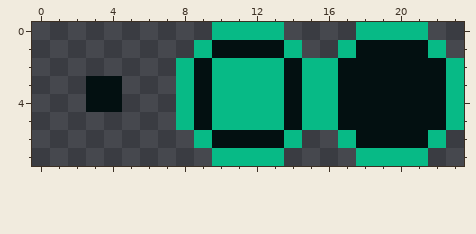
File history of a pixel-art sprite, Foray Assets/steal_ui_dotted_trail.png. Above: the version before the commit.
The file is 24x8 pixels.
After the commit:
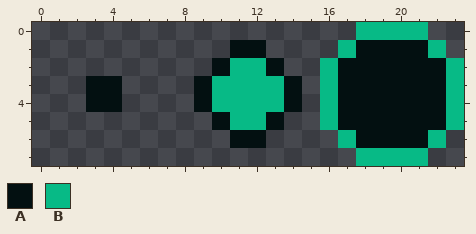
Palette (. is transparent): A #031011  B #07ba86
From old to new:
@@ x 6..17 @@
-0 ....BBBB....
-1 ...BAAAAB..B
-2 ..BABBBBABBA
-3 ..BABBBBABBA
-4 ..BABBBBABBA
-5 ..BABBBBABBA
-6 ...BAAAAB..B
-7 ....BBBB....
+0 ............
+1 .....AA....B
+2 ....ABBA..BA
+3 ...ABBBBA.BA
+4 ...ABBBBA.BA
+5 ....ABBA..BA
+6 .....AA....B
+7 ............
Pixel boxes of the changes (left, top, right, bottom) in both pictures:
changed: (176, 22, 320, 166)
